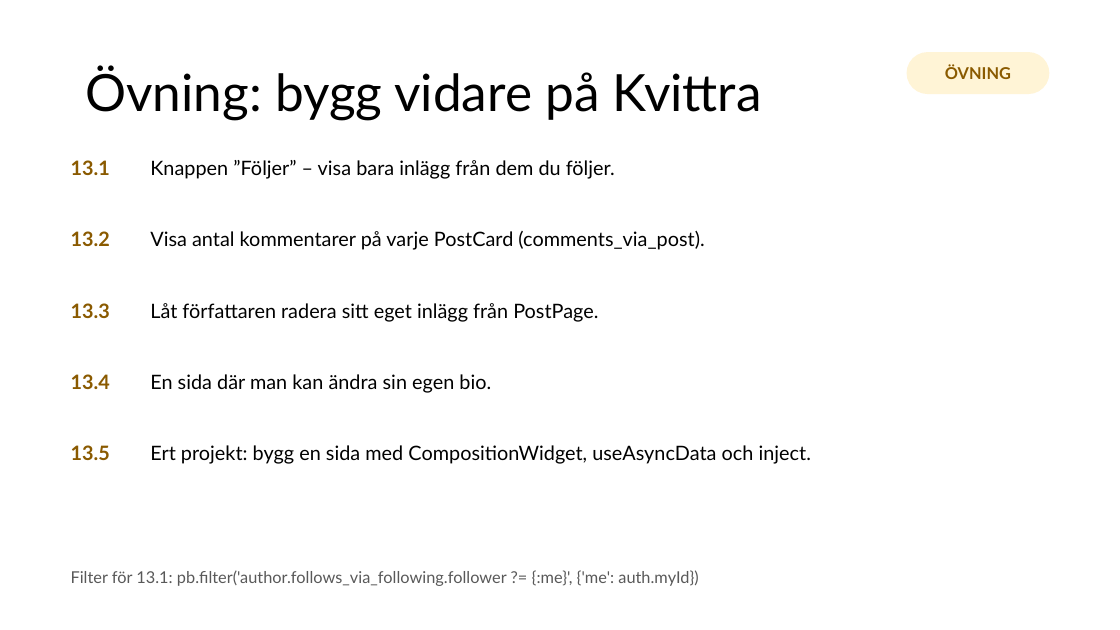
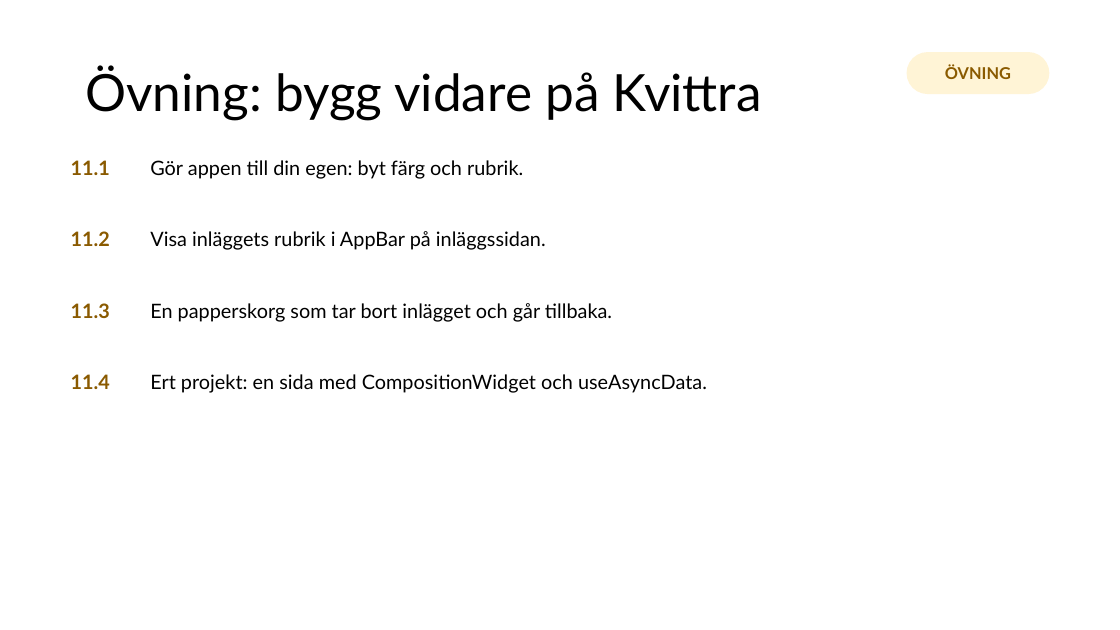
Before and after one commit to abbjetmus/pocketbase-flutter-kurs, a slide deck: slide 86 of Databaser och mobilapputveckling - sammanfattning.pptx (slide 95 before the commit). Drawn at 1120x630 pixels with LibreOffice and Linux fonts; fonts in the diff are those of the drawing. Boxes give left, top, right and bottom in pixels: in the first picture for what was removed or moved away, otherwise in the second. Text is boxed around its words. In the diff, an @@ line names an element or a change of style, - is before the commit and + after.

```diff
--- a/Databaser och mobilapputveckling - sammanfattning.pptx
+++ b/Databaser och mobilapputveckling - sammanfattning.pptx
@@ text at (71, 160, 110, 175): text changed @@
-13.1
+11.1
@@ text at (150, 160, 523, 179): text changed @@
-Knappen ”Följer” – visa bara inlägg från dem du följer.
+Gör appen till din egen: byt färg och rubrik.
@@ text at (71, 231, 110, 246): text changed @@
-13.2
+11.2
@@ text at (150, 231, 546, 250): text changed @@
-Visa antal kommentarer på varje PostCard (comments_via_post).
+Visa inläggets rubrik i AppBar på inläggssidan.
@@ text at (71, 303, 110, 318): text changed @@
-13.3
+11.3
@@ text at (150, 303, 612, 322): text changed @@
-Låt författaren radera sitt eget inlägg från PostPage.
+En papperskorg som tar bort inlägget och går tillbaka.
@@ text at (71, 374, 110, 389): text changed @@
-13.4
+11.4
@@ text at (150, 374, 707, 393): text changed @@
-En sida där man kan ändra sin egen bio.
+Ert projekt: en sida med CompositionWidget och useAsyncData.
@@ text removed at (71, 445, 110, 460) @@
-13.5
@@ text removed at (150, 445, 811, 464) @@
-Ert projekt: bygg en sida med CompositionWidget, useAsyncData och inject.
@@ text removed at (71, 570, 698, 586) @@
-Filter för 13.1: pb.filter('author.follows_via_following.follower ?= {:me}', {'me': auth.myId})
```
Also in this commit, not shown: 28 other slides changed, 9 slides removed, 19 other files.
